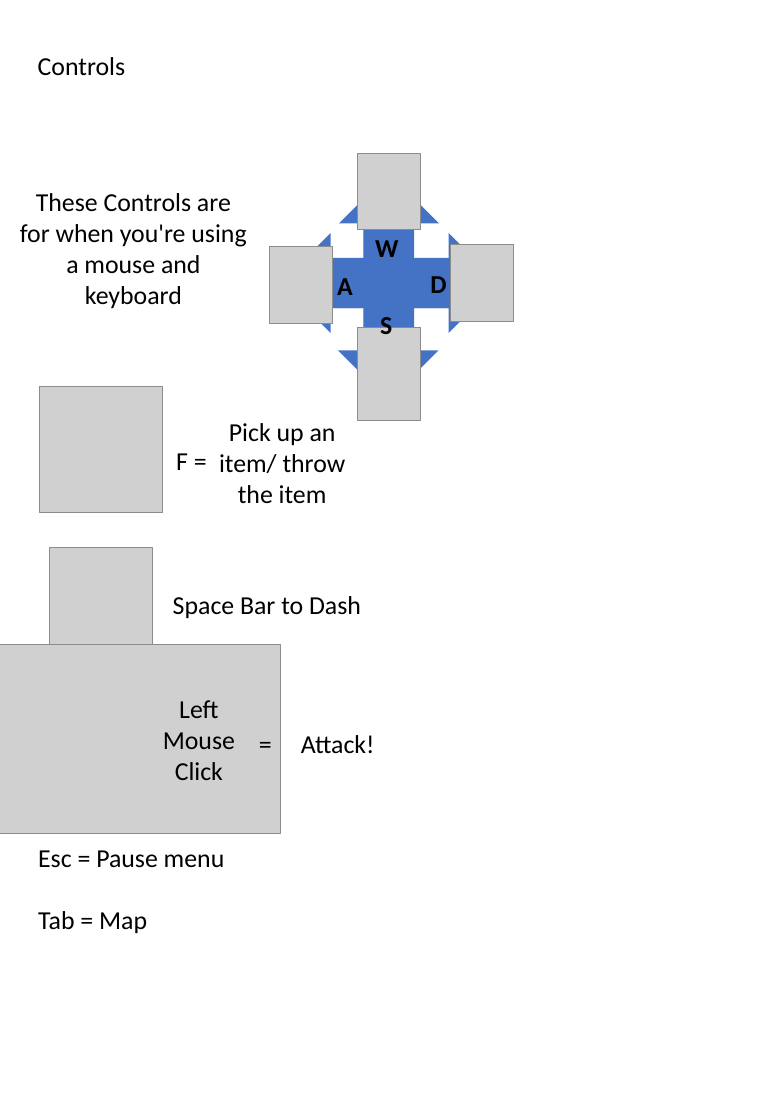
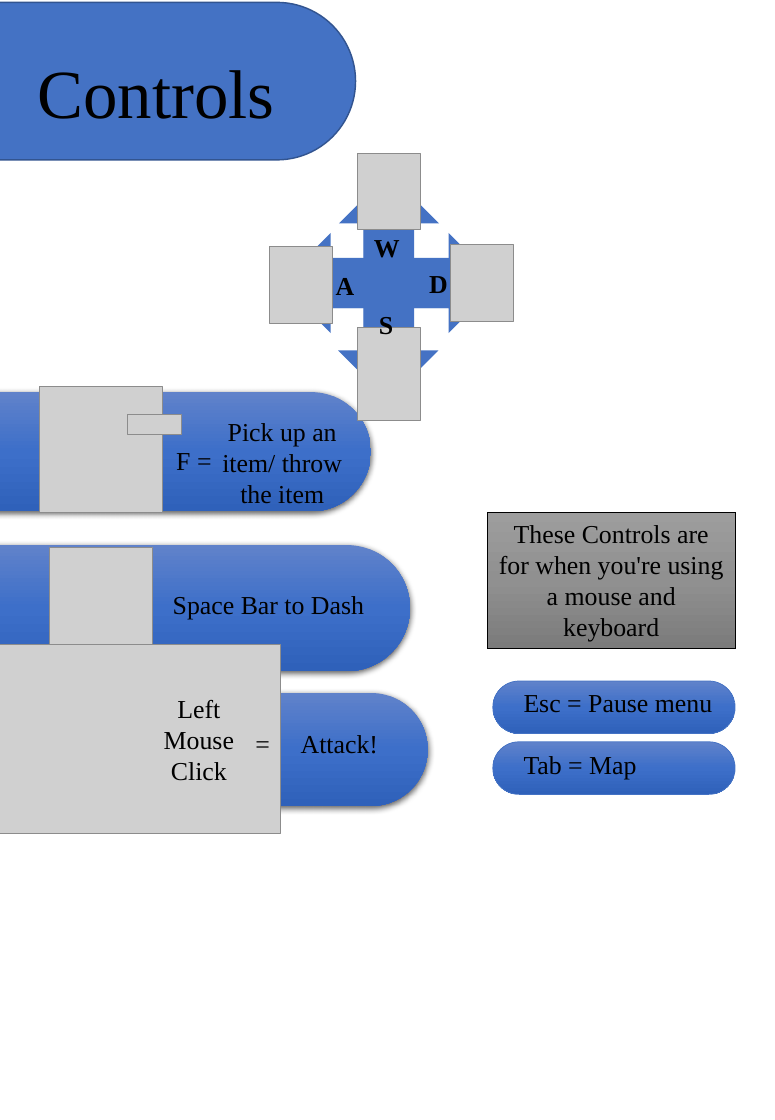
Before and after one commit to ponyfan88/Craigs-Adventure, a slide deck: slide 7 of Manual assets/maNUAL.pptx. Drawn at 775x1120 pixels with LibreOffice and Linux fonts; fonts in the diff are those of the drawing; grey boxes stand for pictures. Boxes give left, top, right and bottom in pixels: in the first picture for what was removed or moved away, otherwise in the second. Text is boxed around its words. In the diff, an @@ line names an element or a change of style, - is before the commit and + after.

```diff
--- a/Manual assets/maNUAL.pptx
+++ b/Manual assets/maNUAL.pptx
@@ rounded rectangle added at [0,2,355,159], fill #4472C4, outline #325491 1 pt @@
@@ text "Controls" at [38,70,275,119]: size 18 to 48 pt, font Calibri to Times New Roman @@
@@ rounded rectangle added at [0,392,371,510], fill gradient #6183CB to #3E70CA to #3062BB @@
@@ picture added at [127,414,182,435] @@
@@ rectangle "These Controls are for when ...": place and size @@
-rectangle "These Controls are for when ..." at [20,193,246,308]
+rectangle "These Controls are for when ..." at [488,513,736,648]
@@ rectangle "These Controls are for when ..." at [488,513,736,648]: font Calibri to Times New Roman; fill none to gradient #9D9D9D to #909090 to #7C7C7C; outline none to #000000 0.5 pt @@
@@ rounded rectangle added at [0,545,409,671], fill gradient #6183CB to #3E70CA to #3062BB @@
@@ rounded rectangle added at [493,681,736,734], fill gradient #6183CB to #3E70CA to #3062BB, outline #4472C4 0.5 pt @@
@@ font Calibri to Times New Roman in 10 elements at [164,700,234,781], [301,735,378,754], [222,423,342,504], [176,453,190,470], [173,596,364,620], [374,240,400,258], [336,278,355,295], [429,276,448,293], [379,317,393,340], [524,695,712,780] @@
@@ text "Esc = Pause menu": place and size @@
-text "Esc = Pause menu" at [38,850,225,933]
+text "Esc = Pause menu" at [524,695,712,780]
@@ rounded rectangle added at [0,692,428,805], fill gradient #6183CB to #3E70CA to #3062BB @@
@@ rounded rectangle added at [493,741,736,794], fill gradient #6183CB to #3E70CA to #3062BB, outline #4472C4 0.5 pt @@
```
Also in this commit, not shown: 2 other slides changed, 1 slide added, 1 slide removed.
